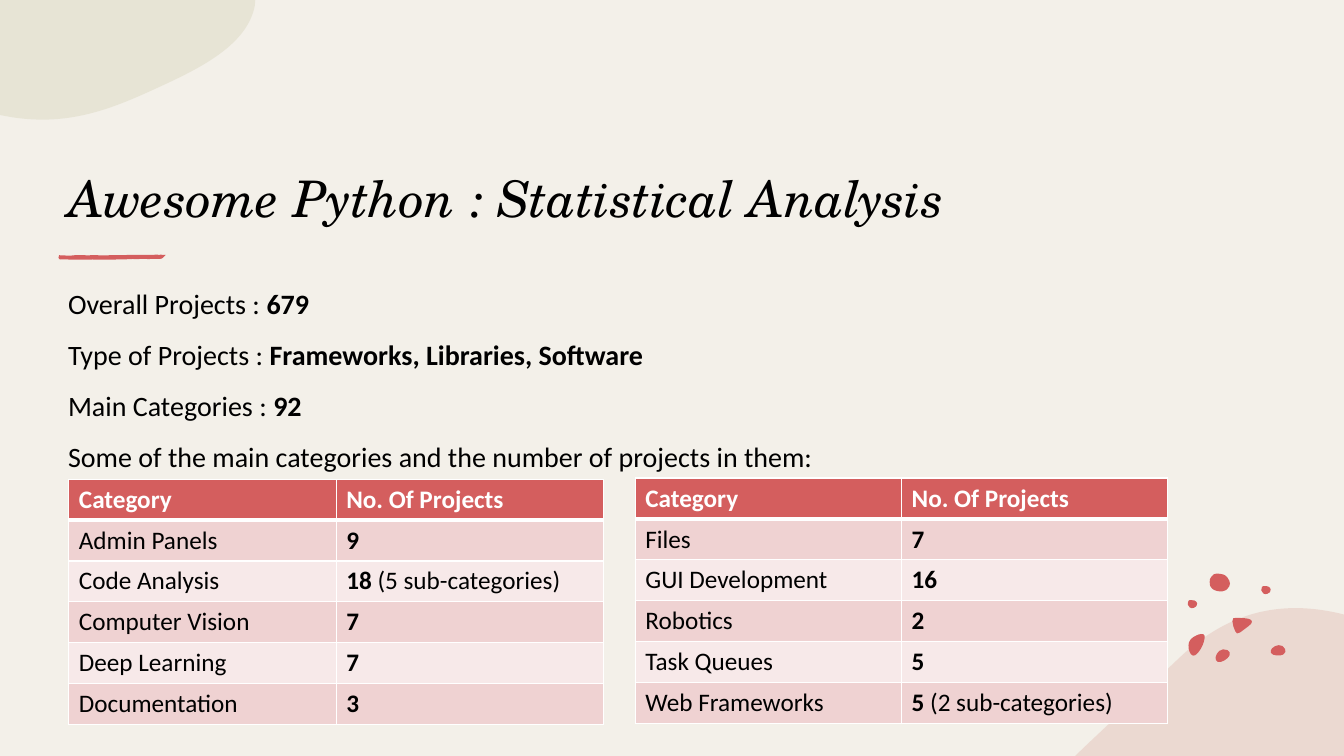
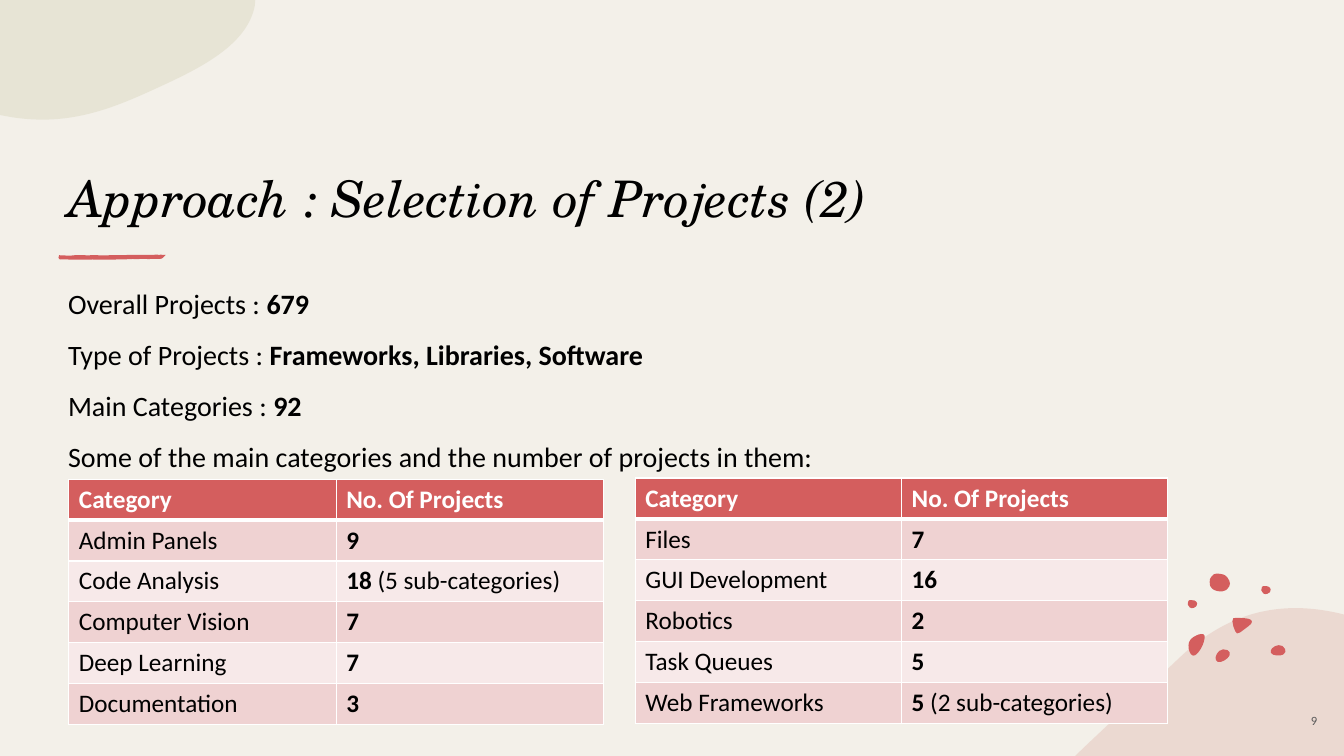
Before and after one commit to piyush-bajaj/DynamicPythonBenchmark, a slide deck: slide 9 of Kick-Off Presentation.pptx (slide 8 before the commit). Drawn at 1344x756 pixels with LibreOffice and Linux fonts; fonts in the diff are those of the drawing. Boxes give left, top, right and bottom in pixels: in the first picture for what was removed or moved away, otherwise in the second. Text is boxed around its words. In the diff, an @@ line names an element or a change of style, - is before the commit and + after.

```diff
--- a/Kick-Off Presentation.pptx
+++ b/Kick-Off Presentation.pptx
@@ title at bbox=[68, 180, 867, 228]: text changed @@
-Awesome Python : Statistical Analysis
+Approach : Selection of Projects (2)
@@ page number added at bbox=[1311, 717, 1317, 725], 9 pt, text #595959 @@
+9
```
Also in this commit, not shown: 15 other slides changed, 1 slide added.
